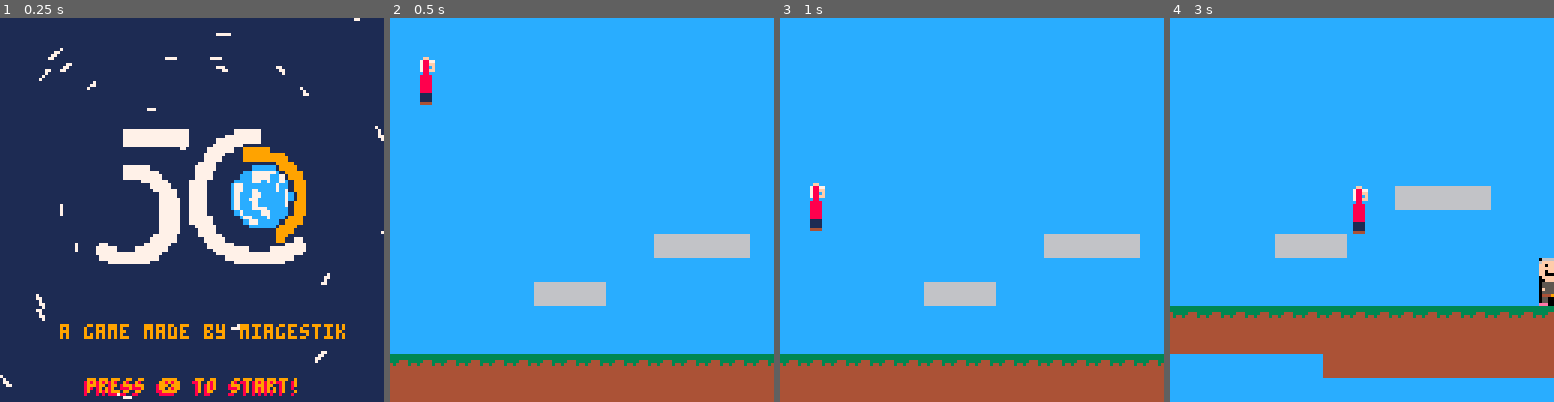
Above: before the commit, frames 1-4 (left to right).
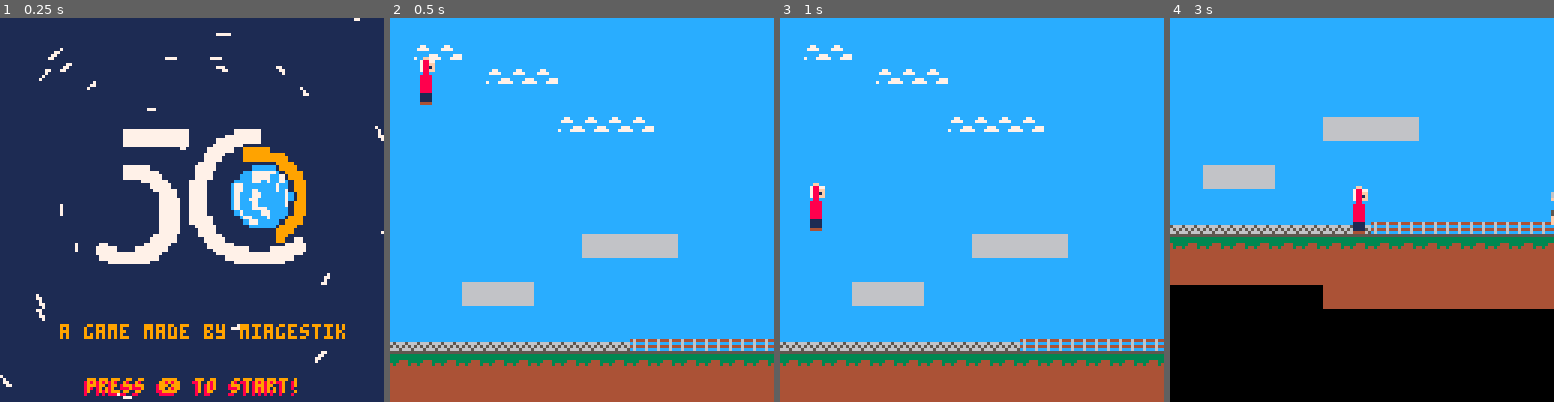
Above: after the commit, the same moments.

Repository: RemiFELIN/PICO8_SOPHIA_ANTIPOLIS
Game: PICO-8 cartridge miage.p8
The game is run twice, just before and just after one commit, with the same random seed, the same clock (stepped at 60 frames per second) and the same inputs.
Inputs:
- Up to frame 1 (0.25 s): no input
- Up to frame 2 (0.5 s): tap X (X key) at 0.33 s
- Up to frame 3 (1 s): tap O (Z key) at 0.7 s
- Up to frame 4 (3 s): tap X (X key) at 1.07, 1.85, 2.97 s; hold Right 1.6-2.1 s; tap O (Z key) every 0.4 s from 1.7 to 2.9 s; hold Up 2.15-2.42 s; hold Right from 2.47 s (still down)

Frame 1 is identical in both runs. In frame 2, 8.4% of the frame differs, in the area x 0-100%, y 7-88%; in frame 3, 8.4%; in frame 4, 50%, in the area x 0-100%, y 25-100%.

Commit message:
ajoute le sprite de Menez et tests dessins

Diff:
--- a/miage.p8
+++ b/miage.p8
@@ -188,6 +188,14 @@
     falling=false,
     landed=false
   }
+
+  menez={
+    sp=9,
+    x=140, --position initiale
+    y=96,
+    flp=true -- vers la gauche
+  }
+
 --variable globale
   chrono=0 --sert pour animé le press x to play
   game_state="menu"
@@ -283,8 +291,9 @@
     cls()
     map(0,0)
     spr(player.sp,player.x,player.y,1,2,player.flp)
+    spr(menez.sp,menez.x,menez.y,1,2,menez.flp)
     if interaction and not start_bulle then
-      drawx(136,88)-- dessine au dessus du pnj, a changer en fonction de la place de menez
+      drawx(menez.x - 5,menez.y - 5)-- dessine au dessus du pnj, a changer en fonction de la place de menez
     end
     dtb_draw()
   end
@@ -656,40 +665,24 @@
 
 
 
-
 __gff__
 0000000000000000000404000000000000000000000000000004000000000000000000000000000000000000000000000000000000000000000000000000000003030100000000000000000000000000000000000000000000000000000000000000000000000000000000000000000000000000000000000000000000000000
 0000000000000000000000000000000000000000000000000000000000000000000000000000000000000000000000000000000000000000000000000000000000000000000000000000000000000000000000000000000000000000000000000000000000000000000000000000000000000000000000000000000000000000
 __map__
-4343434343434343434343434343434343434343434343434343434343434343434343434343434343434343434343000000000000000000000000000000000000000000000000000000000000000000000000000000000000000000000000000000000000000000000000000000000000000000000000000000000000000000
-4343434343434343434343434343434343434343434343434343434343434343434343434343434343434343434343000000000000000000000000000000000000000000000000000000000000000000000000000000000000000000000000000000000000000000000000000000000000000000000000000000000000000000
-4343434343434343434343434343434343434343434343434343434343434343434343434343434343434343434343000000000000000000000000000000000000000000000000000000000000000000000000000000000000000000000000000000000000000000000000000000000000000000000000000000000000000000
-4343434343434343434343434343434343434343434343434343434343434343434343434343434343434343434343000000000000000000000000000000000000000000000000000000000000000000000000000000000000000000000000000000000000000000000000000000000000000000000000000000000000000000
-4343434343434343434343434343434343434343434343434343434343434343434343434343434343434343434343000000000000000000000000000000000000000000000000000000000000000000000000000000000000000000000000000000000000000000000000000000000000000000000000000000000000000000
-4343434343434343434343434343434343434343434343434343434343434343434343434343434343434343434343000000000000000000000000000000000000000000000000000000000000000000000000000000000000000000000000000000000000000000000000000000000000000000000000000000000000000000
-4343434343434343434343434343434343434343434343434343434343434343434343434343434343434343434343000000000000000000000000000000000000000000000000000000000000000000000000000000000000000000000000000000000000000000000000000000000000000000000000000000000000000000
-4343434343434343434343434343434343434343434343434343434343434343434343434343434343434343434343000000000000000000000000000000000000000000000000000000000000000000000000000000000000000000000000000000000000000000000000000000000000000000000000000000000000000000
-4343434343434343434343434343434343434343434343434343434343434343434343434343434343434343434343000000000000000000000000000000000000000000000000000000000000000000000000000000000000000000000000000000000000000000000000000000000000000000000000000000000000000000
-4343434343434343434343424242424343434343434343434343434343434343434343434343434343434343434343000000000000000000000000000000000000000000000000000000000000000000000000000000000000000000000000000000000000000000000000000000000000000000000000000000000000000000
-43434343434343434343434343434343430a0a43434343434343434343434343434343434343434343434343434343000000000000000000000000000000000000000000000000000000000000000000000000000000000000000000000000000000000000000000000000000000000000000000000000000000000000000000
-434343434343424242434343434343430a0a0a43434343434343434343434343434343434343434343434343434343000000000000000000000000000000000000000000000000000000000000000000000000000000000000000000000000000000000000000000000000000000000000000000000000000000000000000000
-4343434343434343434343434343430a0a090a0a434343434343434343434343434343434343434343434343434343000000000000000000000000000000000000000000000000000000000000000000000000000000000000000000000000000000000000000000000000000000000000000000000000000000000000000000
-43434343434343434343434343430a0a0a190a0a0a4343434343434343434343434343434343434343434343434343000000000000000000000000000000000000000000000000000000000000000000000000000000000000000000000000000000000000000000000000000000000000000000000000000000000000000000
-4040404040404040404040404040404040404040434343434343434343434343434343434343434343434343434343000000000000000000000000000000000000000000000000000000000000000000000000000000000000000000000000000000000000000000000000000000000000000000000000000000000000000000
-4141414141414141414141414141414141414141434343434343434343434343434343434343434343434343434343000000000000000000000000000000000000000000000000000000000000000000000000000000000000000000000000000000000000000000000000000000000000000000000000000000000000000000
-4343434343434343414141414141414141414141434343434343434343434343434343434343434343434343434343000000000000000000000000000000000000000000000000000000000000000000000000000000000000000000000000000000000000000000000000000000000000000000000000000000000000000000
-4343434343434343434343434343434343434343434343434343434343434343434343434343434343434343434343000000000000000000000000000000000000000000000000000000000000000000000000000000000000000000000000000000000000000000000000000000000000000000000000000000000000000000
-4343434343434343434343434343434343434343434343434343434343434343434343434343434343434343434343000000000000000000000000000000000000000000000000000000000000000000000000000000000000000000000000000000000000000000000000000000000000000000000000000000000000000000
-4343434343434343434343434343434343434343434343434343434343434343434343434343434343434343434343000000000000000000000000000000000000000000000000000000000000000000000000000000000000000000000000000000000000000000000000000000000000000000000000000000000000000000
-4343434343434343434343434343434343434343434343434343434343434343434343434343434343434343434343000000000000000000000000000000000000000000000000000000000000000000000000000000000000000000000000000000000000000000000000000000000000000000000000000000000000000000
-4343434343434343434343434343434343434343434343434343434343434343434343434343434343434343434343000000000000000000000000000000000000000000000000000000000000000000000000000000000000000000000000000000000000000000000000000000000000000000000000000000000000000000
-4343434343434343434343434343434343434343434343434343434343434343434343434343434343434343434343000000000000000000000000000000000000000000000000000000000000000000000000000000000000000000000000000000000000000000000000000000000000000000000000000000000000000000
-4343434343434343434343434343434343434343434343434343434343434343434343434343434343434343434343000000000000000000000000000000000000000000000000000000000000000000000000000000000000000000000000000000000000000000000000000000000000000000000000000000000000000000
-4343434343434343434343434343434343434343434343434343434343434343434343434343434343434343434343000000000000000000000000000000000000000000000000000000000000000000000000000000000000000000000000000000000000000000000000000000000000000000000000000000000000000000
-4343434343434343434343434343434343434343434343434343434343434343434343434343434343434343434343000000000000000000000000000000000000000000000000000000000000000000000000000000000000000000000000000000000000000000000000000000000000000000000000000000000000000000
-4343434343434343434343434343434343434343434343434343434343434343434343434343434343434343434343000000000000000000000000000000000000000000000000000000000000000000000000000000000000000000000000000000000000000000000000000000000000000000000000000000000000000000
-4343434343434343434343434343434343434343434343434343434343434343434343434343434343434343434343000000000000000000000000000000000000000000000000000000000000000000000000000000000000000000000000000000000000000000000000000000000000000000000000000000000000000000
-4343434343434343434343434343434343434343434343434343434343434343434343434343434343434343434343000000000000000000000000000000000000000000000000000000000000000000000000000000000000000000000000000000000000000000000000000000000000000000000000000000000000000000
-4343434343434343434343434343434343434343434343434343434343434343434343434343434343434343434343000000000000000000000000000000000000000000000000000000000000000000000000000000000000000000000000000000000000000000000000000000000000000000000000000000000000000000
-4343434343434343434343434343434343434343434343434343434343434343434343434343434343434343430000000000000000000000000000000000000000000000000000000000000000000000000000000000000000000000000000000000000000000000000000000000000000000000000000000000000000000000
-4343434343434343434343434343434343434343434343434343434343434343434343434343434343434343430000000000000000000000000000000000000000000000000000000000000000000000000000000000000000000000000000000000000000000000000000000000000000000000000000000000000000000000
+4444444444444444444444444444444444444444444400000000000000000000000000000000000000000000000000000000000000000000000000000000000000000000000000000000000000000000000000000000000000000000000000000000000000000000000000000000000000000000000000000000000000000000
+4443434444444444444444444444444444444444444400000000000000000000000000000000000000000000000000000000000000000000000000000000000000000000000000000000000000000000000000000000000000000000000000000000000000000000000000000000000000000000000000000000000000000000
+4444444443434344444444444444444444444444444400000000000000000000000000000000000000000000000000000000000000000000000000000000000000000000000000000000000000000000000000000000000000000000000000000000000000000000000000000000000000000000000000000000000000000000
+4444444444444444444444444444444444444444444400000000000000000000000000000000000000000000000000000000000000000000000000000000000000000000000000000000000000000000000000000000000000000000000000000000000000000000000000000000000000000000000000000000000000000000
+4444444444444443434343444444444444444444444400000000000000000000000000000000000000000000000000000000000000000000000000000000000000000000000000000000000000000000000000000000000000000000000000000000000000000000000000000000000000000000000000000000000000000000
+4444444444444444444444444444444444444444444400000000000000000000000000000000000000000000000000000000000000000000000000000000000000000000000000000000000000000000000000000000000000000000000000000000000000000000000000000000000000000000000000000000000000000000
+4444444444444444444444444444444444444444444400000000000000000000000000000000000000000000000000000000000000000000000000000000000000000000000000000000000000000000000000000000000000000000000000000000000000000000000000000000000000000000000000000000000000000000
+4444444444444444444444444444444444444444444400000000000000000000000000000000000000000000000000000000000000000000000000000000000000000000000000000000000000000000000000000000000000000000000000000000000000000000000000000000000000000000000000000000000000000000
+4444444444444444444444444444444444444444444400000000000000000000000000000000000000000000000000000000000000000000000000000000000000000000000000000000000000000000000000000000000000000000000000000000000000000000000000000000000000000000000000000000000000000000
+4444444444444444424242424444444444444444444400000000000000000000000000000000000000000000000000000000000000000000000000000000000000000000000000000000000000000000000000000000000000000000000000000000000000000000000000000000000000000000000000000000000000000000
+4444444444444444444444444444444444444444444500000000000000000000000000000000000000000000000000000000000000000000000000000000000000000000000000000000000000000000000000000000000000000000000000000000000000000000000000000000000000000000000000000000000000000000
+4444444242424444444444444444444444444444444400000000000000000000000000000000000000000000000000000000000000000000000000000000000000000000000000000000000000000000000000000000000000000000000000000000000000000000000000000000000000000000000000000000000000000000
+4444444444444444444444444444444444440944444400000000000000000000000000000000000000000000000000000000000000000000000000000000000000000000000000000000000000000000000000000000000000000000000000000000000000000000000000000000000000000000000000000000000000000000
+5454545454545454545453535353535353531944444400000000000000000000000000000000000000000000000000000000000000000000000000000000000000000000000000000000000000000000000000000000000000000000000000000000000000000000000000000000000000000000000000000000000000000000
+4040404040404040404040404040404040404040004500000000000000000000000000000000000000000000000000000000000000000000000000000000000000000000000000000000000000000000000000000000000000000000000000000000000000000000000000000000000000000000000000000000000000000000
+4141414141414141414141414141414141414141000000000000000000000000000000000000000000000000000000000000000000000000000000000000000000000000000000000000000000000000000000000000000000000000000000000000000000000000000000000000000000000000000000000000000000000000
+0000000000000000414141414141414141414141000000000000000000000000000000000000000000000000000000000000000000000000000000000000000000000000000000000000000000000000000000000000000000000000000000000000000000000000000000000000000000000000000000000000000000000000
Not shown, changed: 32 lines of the sprite sheet (__gfx__) section of miage.p8
